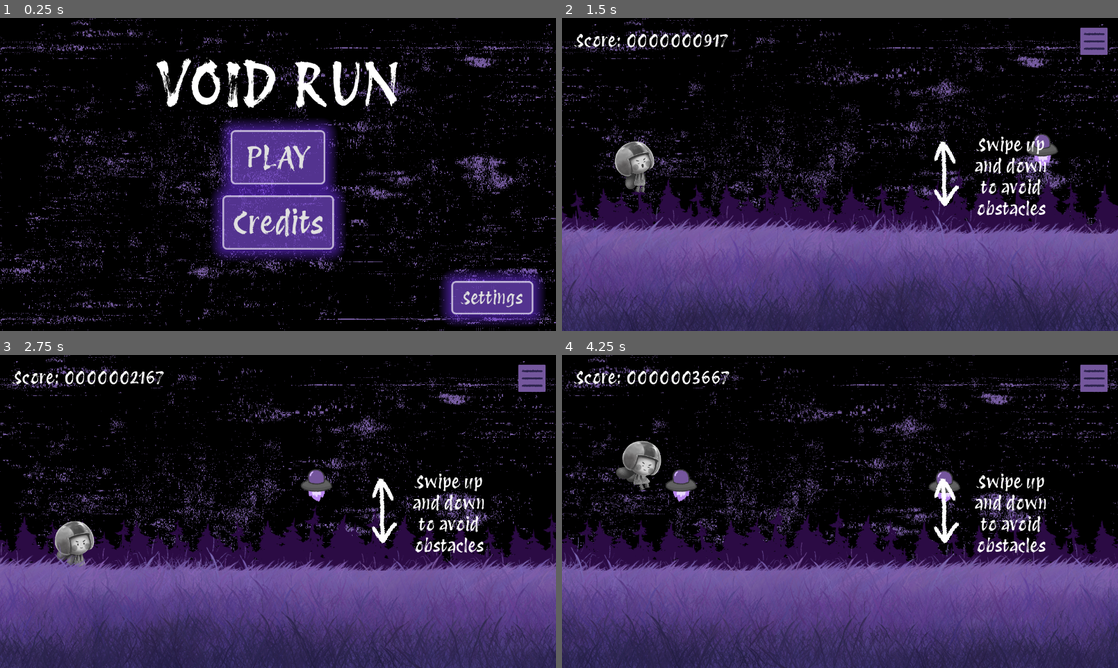
Above: before the commit, frames 1-4 (two rows, left to right).
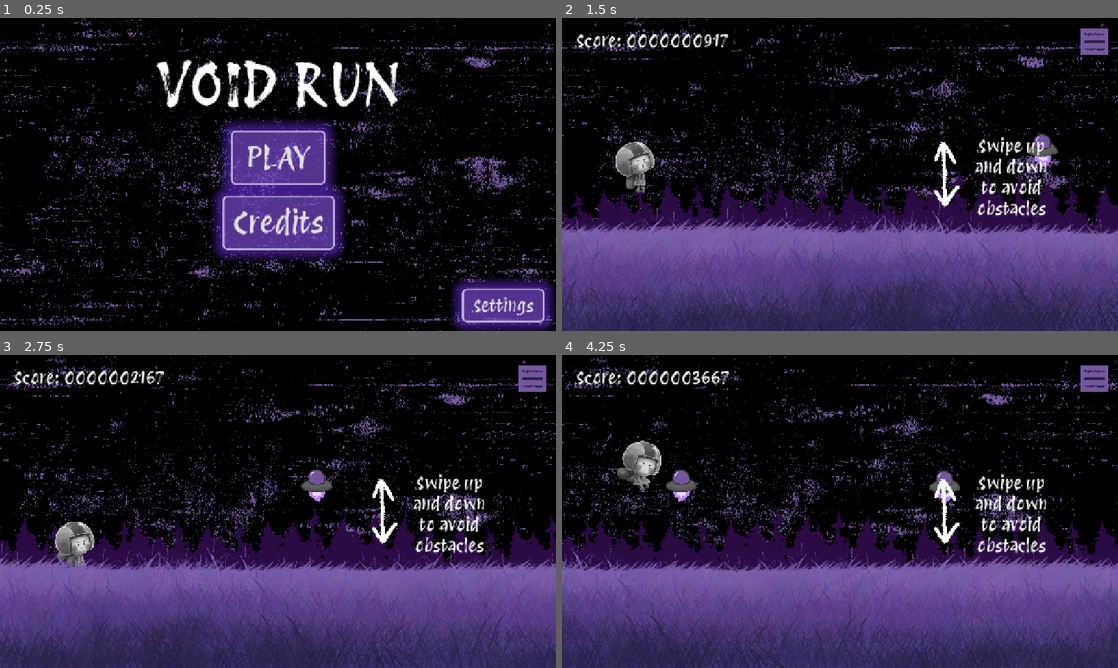
Above: after the commit, the same moments.

Repository: KeyraWebb/mobile-game-small-2025
Game: Godot game, scene res://Scenes/main_menu.tscn
The game is run twice, just before and just after one commit, with the same random seed, the same clock (stepped at 60 frames per second) and the same inputs.
Inputs (mouse positions are in pixels of both pictures, inside the frame that each line leads up to):
- Up to frame 1 (0.25 s): no input
- Up to frame 2 (1.5 s): click "PLAY" at 0.5 s; move the mouse to (962, 158) at 1.27 s; press the mouse at (962, 158) at 1.28 s; hold W (Up) from 1.28 s (still down)
- Up to frame 3 (2.75 s): keep holding W (Up); move the mouse to (166, 527) at 2.02 s; release the mouse at (166, 527) at 2.03 s; click (166, 527) at 2.1 s
- Up to frame 4 (4.25 s): move the mouse to (895, 442) at 2.77 s; release W (Up) at 2.78 s; press the mouse at (895, 442) at 2.78 s; hold S (Down) 2.78-3.53 s; move the mouse to (812, 574) at 3.52 s; release the mouse at (812, 574) at 3.53 s; hold W (Up) from 3.53 s (still down); click (812, 574) at 3.6 s

The runs differ from the first frame. In frame 1, 14% of the frame differs, in the area x 0-100%, y 0-100%; in frame 2, 8.9%; in frame 3, 8.9%; in frame 4, 9.3%.

Commit message:
feat(mainmenu): ensuring menu can scale well with all phone sizes

Diff:
--- a/infinite-runner/Scenes/main_menu.tscn
+++ b/infinite-runner/Scenes/main_menu.tscn
@@ -8,13 +8,57 @@
 
 [node name="Main Menu" type="Control"]
 layout_mode = 3
-anchors_preset = 0
-offset_right = 1280.0
-offset_bottom = 720.0
+anchors_preset = 15
+anchor_right = 1.0
+anchor_bottom = 1.0
+grow_horizontal = 2
+grow_vertical = 2
 theme = ExtResource("1_biw8p")
 script = ExtResource("2_bwvpm")
 
-[node name="Background" type="Sprite2D" parent="."]
+[node name="Node2D" type="Node2D" parent="."]
+
+[node name="Background" type="Sprite2D" parent="Node2D"]
+texture = ExtResource("4_rbu5c")
+centered = false
+
+[node name="Background2" type="Sprite2D" parent="Node2D"]
+position = Vector2(-1280, 0)
+texture = ExtResource("4_rbu5c")
+centered = false
+
+[node name="Background3" type="Sprite2D" parent="Node2D"]
+position = Vector2(1280, 0)
+texture = ExtResource("4_rbu5c")
+centered = false
+
+[node name="Background4" type="Sprite2D" parent="Node2D"]
+position = Vector2(0, 720)
+texture = ExtResource("4_rbu5c")
+centered = false
+
+[node name="Background5" type="Sprite2D" parent="Node2D"]
+position = Vector2(-1280, 720)
+texture = ExtResource("4_rbu5c")
+centered = false
+
+[node name="Background6" type="Sprite2D" parent="Node2D"]
+position = Vector2(1280, 720)
+texture = ExtResource("4_rbu5c")
+centered = false
+
+[node name="Background7" type="Sprite2D" parent="Node2D"]
+position = Vector2(0, -720)
+texture = ExtResource("4_rbu5c")
+centered = false
+
+[node name="Background8" type="Sprite2D" parent="Node2D"]
+position = Vector2(-1280, -720)
+texture = ExtResource("4_rbu5c")
+centered = false
+
+[node name="Background9" type="Sprite2D" parent="Node2D"]
+position = Vector2(1280, -720)
 texture = ExtResource("4_rbu5c")
 centered = false
 
@@ -69,11 +113,18 @@
 "
 
 [node name="Settings Button" type="Button" parent="."]
-layout_mode = 0
-offset_left = 1059.0
-offset_top = 615.0
-offset_right = 1208.0
-offset_bottom = 672.0
+layout_mode = 1
+anchors_preset = 3
+anchor_left = 1.0
+anchor_top = 1.0
+anchor_right = 1.0
+anchor_bottom = 1.0
+offset_left = -196.0
+offset_top = -88.0
+offset_right = -47.0
+offset_bottom = -31.0
+grow_horizontal = 0
+grow_vertical = 0
 theme_override_font_sizes/font_size = 40
 text = "Settings
 "
--- a/infinite-runner/project.godot
+++ b/infinite-runner/project.godot
@@ -23,7 +23,8 @@
 
 window/size/viewport_width=1280
 window/size/viewport_height=720
-window/stretch/mode="viewport"
+window/stretch/mode="canvas_items"
+window/stretch/aspect="expand"
 
 [dotnet]
 
Binary file added: infinite-runner/Assets/Images/TitleImage.png
Not shown, added: infinite-runner/Assets/Images/TitleImage.png.import
